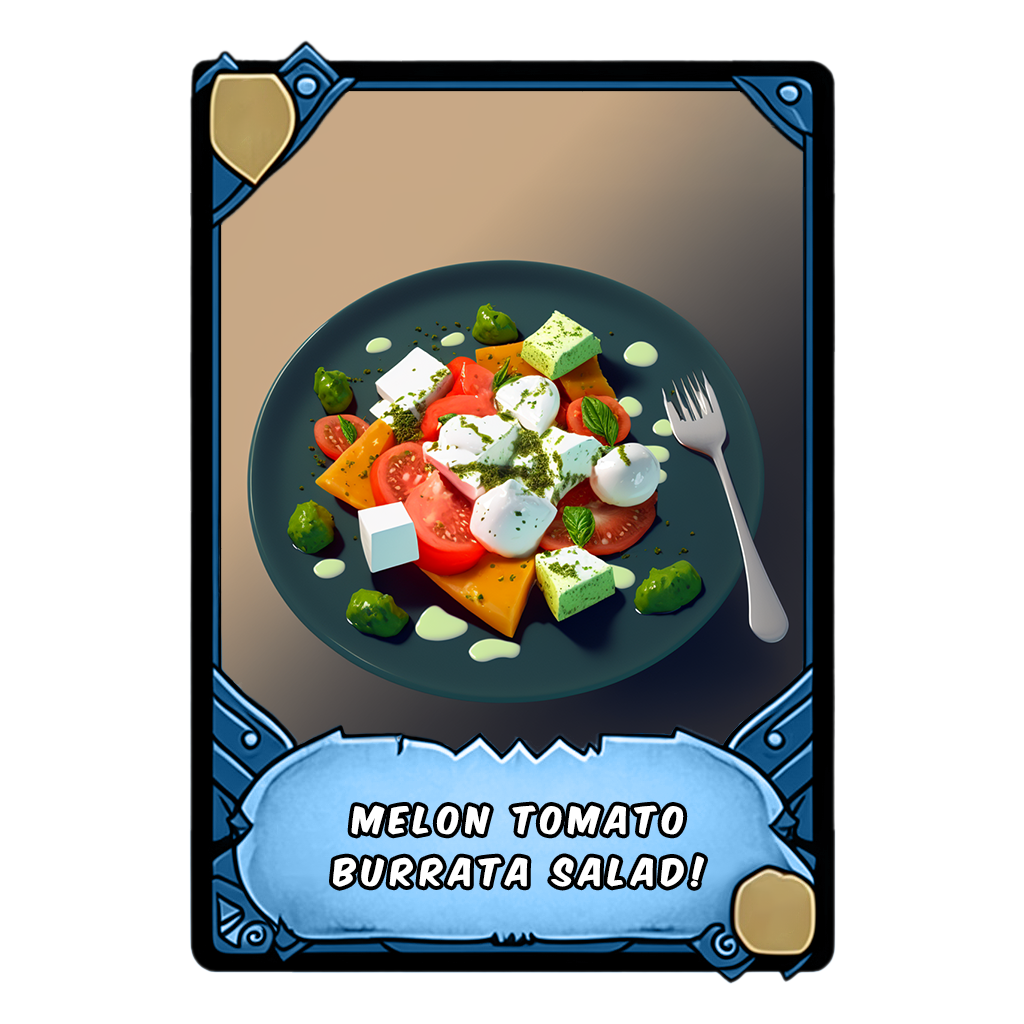
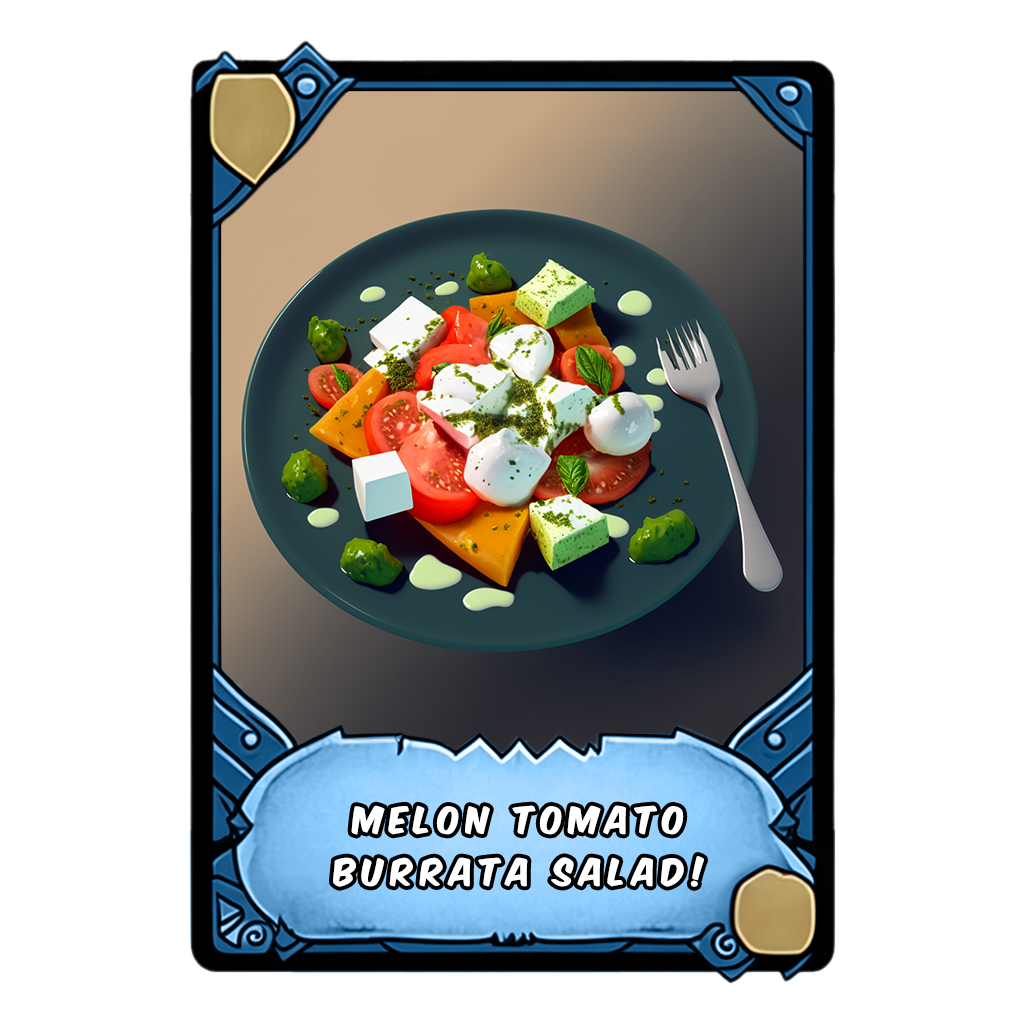
Layered file, before and after one edit (1024x1024). Changes by layer:
renamed "base_melon_tomato_burrata_salad_216a0d81-29ba-439f-8e6b-15425b2ee20d copy" to "base_melon_tomato_burrata_salad_216a0d81-29ba-439f-8e6b-15425b2ee20d copy 2", painted on it over [219, 91, 809, 754]
